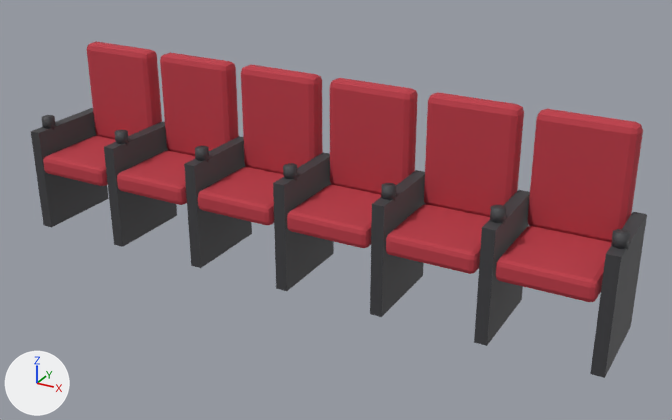
The glTF model dead-city/models/props/cinema_seats.glb, before and after one commit.
Before and after are seen from a 50 mm lens placed at (2.53, -4.23, 2.55), pointed at (0.18, 0.03, 0.42). The lights are fixed; the arrows at lower left show +X, +Y and +Z. The first picture is the older version. Vertices at exactly the same position are counted once.

Names of what the first picture shows: 'cinema_seats'.
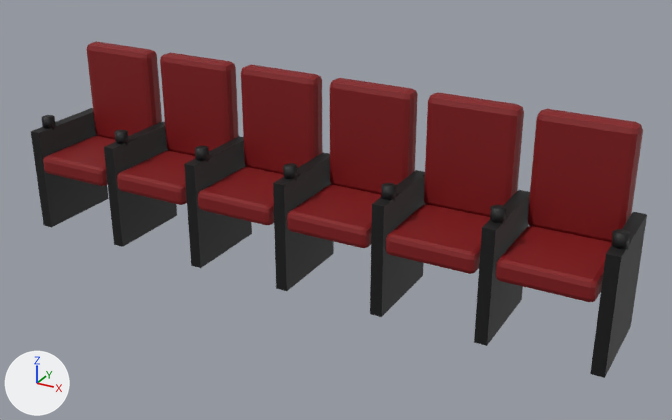
What changed in the scene script:
```text
Add img_palette_cinema_seats:
    img_palette_cinema_seats = load_image('Palette_cinema_seats', '_unpacked/Palette_cinema_seats', 16, 16, 'sRGB')
Add mat_cinema_seats_matte_0_0:
    mat_cinema_seats_matte_0_0 = principled_material('cinema_seats_matte_0.0')
    mat_cinema_seats_matte_0_0.texture = img_palette_cinema_seats
    mat_cinema_seats_matte_0_0.roughness = 0.6
Change me_cube:
    where me_cube.from_pydata(...)  # 840 vertices, 1576 faces; spans x -1.84..1.84, y -0.3..0.31, z 0.01..1.12
    used by ob_cinema_seats; location = (0.0, 0.0, 0.0)
    me_cube part 1: all 1296 faces that had it switch from mat_velvet (red #bc3845) to mat_cinema_seats_matte_0_0 (picture img_palette_cinema_seats)
    me_cube part 2: all 280 faces that had it switch from mat_malldark (dark grey #3f3f42) to mat_cinema_seats_matte_0_0 (picture img_palette_cinema_seats)
    me_cube part 3: texture (UV) coordinates of 1576 of 1576 faces, centred in x -1.84..1.84, y -0.3..0.31, z 0.01..1.12, changed; they spanned u 0.0..1.0, v 0.0..1.0 and now span u 0.25..0.75, v 0.25..0.25
```

Pixel boxes [x1, y1, x2, y2] of what changed, in the pictures (672 x 420 px):
'cinema_seats', recoloured, surface changed (darker)
    both: [31, 41, 647, 378]
part 1 of me_cube, recoloured (darker)
    both: [43, 41, 643, 302]
part 2 of me_cube, recoloured
    both: [31, 108, 647, 378]
part 3 of me_cube, surface changed (darker)
    both: [31, 41, 647, 378]
